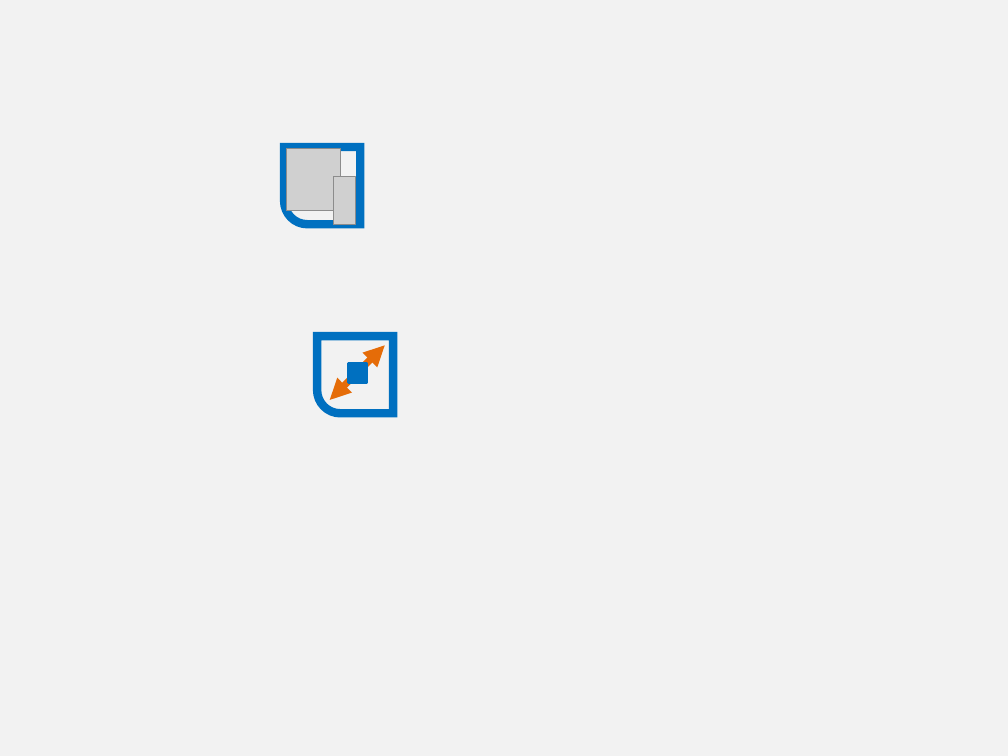
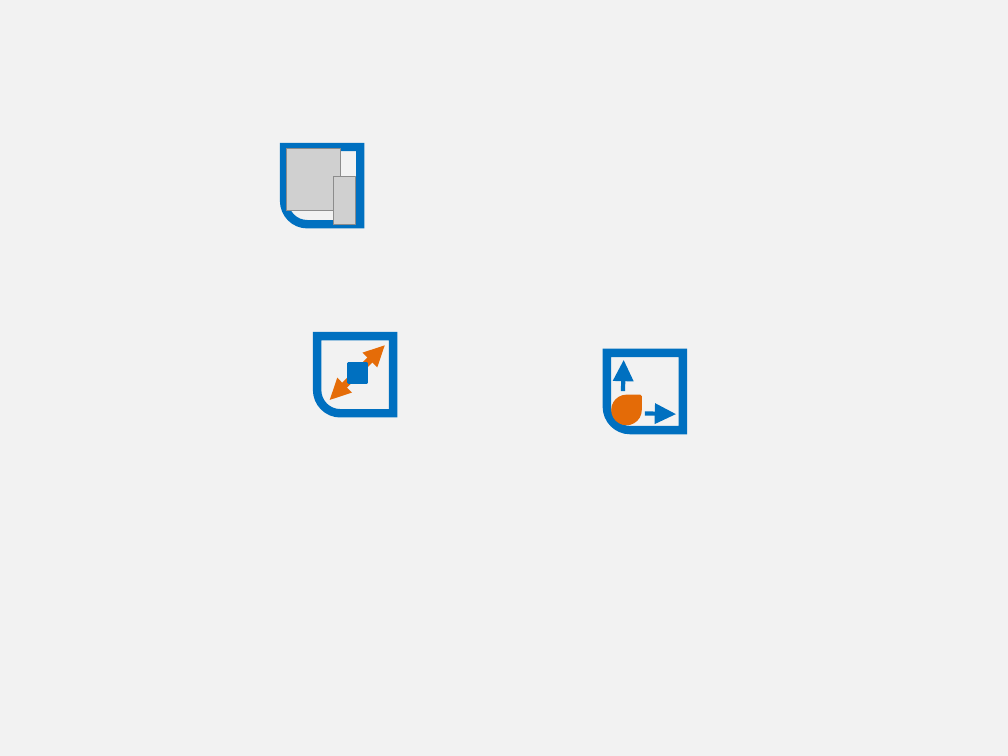
Before and after one commit to PowerPointLabs/PowerPointLabs, a slide deck: slide 1 of doc/Icons-ResizeLab.pptx. Drawn at 1008x756 pixels with LibreOffice and Linux fonts; fonts in the diff are those of the drawing; grey boxes stand for pictures. Boxes give left, top, right and bottom in pixels: in the first picture for what was removed or moved away, otherwise in the second. Text is boxed around its words. In the diff, an @@ line names an element or a change of style, - is before the commit and + after.

```diff
--- a/doc/Icons-ResizeLab.pptx
+++ b/doc/Icons-ResizeLab.pptx
@@ freeform shape added at (x1=606, y1=353, x2=683, y2=431), outline #0070C0 6 pt @@
@@ arrow added from (623, 391) to (624, 360), #0070C0 3 pt @@
@@ teardrop added at (x1=613, y1=396, x2=641, y2=424), fill #E46B07, outline #E46B07 2 pt @@
@@ arrow added from (645, 413) to (675, 414), #0070C0 3 pt @@
```
Also in this commit, not shown: 4 other slides changed, 14 other files.
